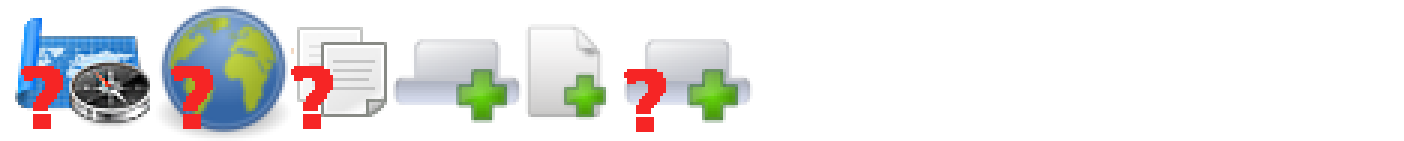
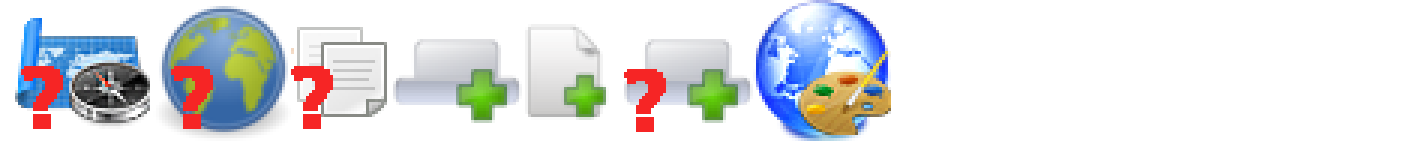
Revision of a layered 1404 × 141 image; what changed, layer by layer:
added layer "mapstyle" above "submenuhelp" over [753, 0, 891, 141]
